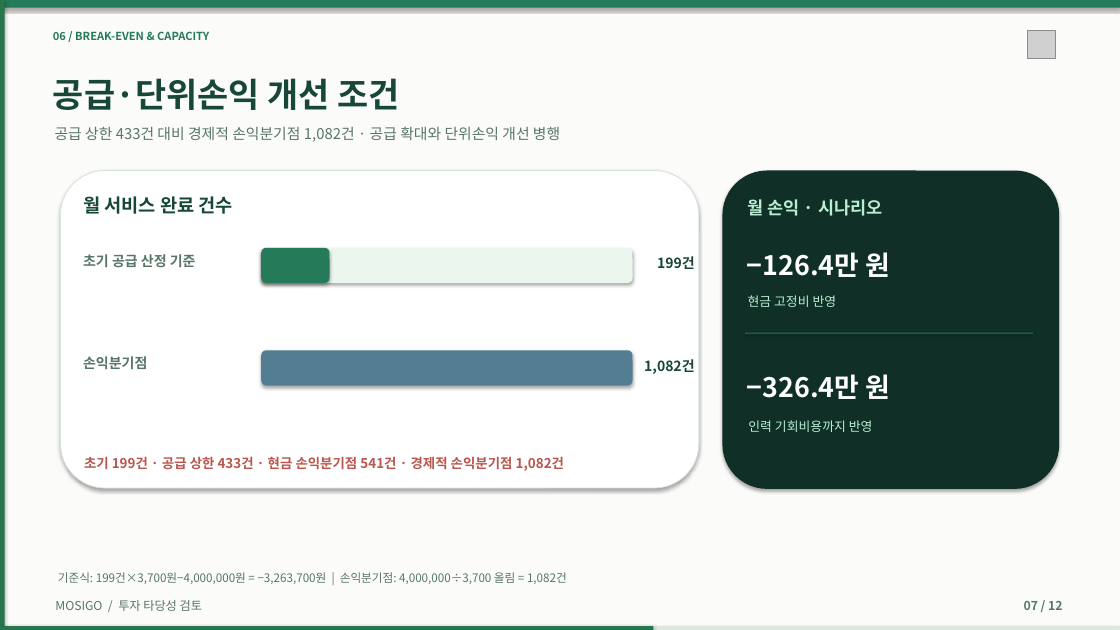
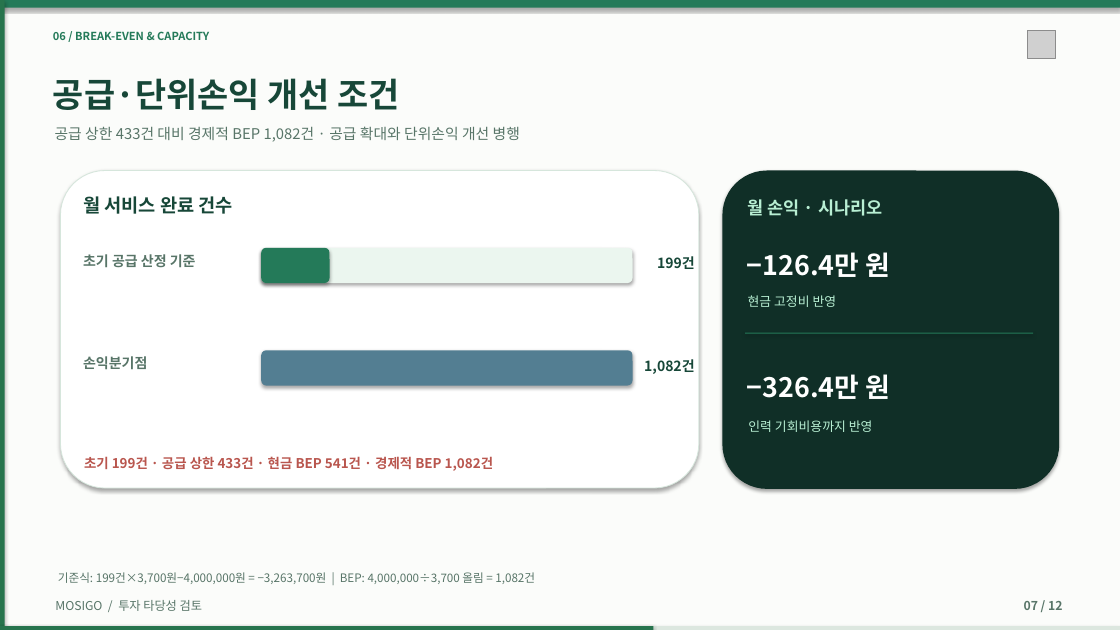
Before and after one commit to dohyunkimmm/mosigo-case-study, a slide deck: slide 7 of downloads/MOSIGO_IR_Investment_Review_12slides.pptx. Drawn at 1120x630 pixels with LibreOffice and Linux fonts; fonts in the diff are those of the drawing; grey boxes stand for pictures. Boxes give left, top, right and bottom in pixels: in the first picture for what was removed or moved away, otherwise in the second. Text is boxed around its words. In the diff, an @@ line names an element or a change of style, - is before the commit and + after.

Commit message:
서비스기획 11장과 IR 12장 PDF·미리보기 숫자 단위 간격 수정

```diff
--- a/downloads/MOSIGO_IR_Investment_Review_12slides.pptx
+++ b/downloads/MOSIGO_IR_Investment_Review_12slides.pptx
@@ text at <box>55,126,520,142</box>: text changed @@
-공급 상한 433건 대비 경제적 손익분기점 1,082건 · 공급 확대와 단위손익 개선 병행
+공급 상한 433건 대비 경제적 BEP 1,082건 · 공급 확대와 단위손익 개선 병행
@@ text at <box>84,456,493,471</box>: text changed @@
-초기 199건 · 공급 상한 433건 · 현금 손익분기점 541건 · 경제적 손익분기점 1,082건
+초기 199건 · 공급 상한 433건 · 현금 BEP 541건 · 경제적 BEP 1,082건
@@ text at <box>58,572,535,584</box>: text changed @@
-기준식: 199건×3,700원−4,000,000원 = −3,263,700원 | 손익분기점: 4,000,000÷3,700 올림 = 1,082건
+기준식: 199건×3,700원−4,000,000원 = −3,263,700원 | BEP: 4,000,000÷3,700 올림 = 1,082건
```
Also in this commit, not shown: 3 other slides changed, 49 other files.
